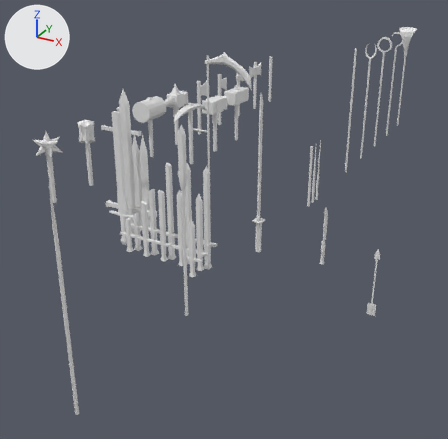
The Blender file resources/meshes/items/weapons.blend: old version first, new version second.
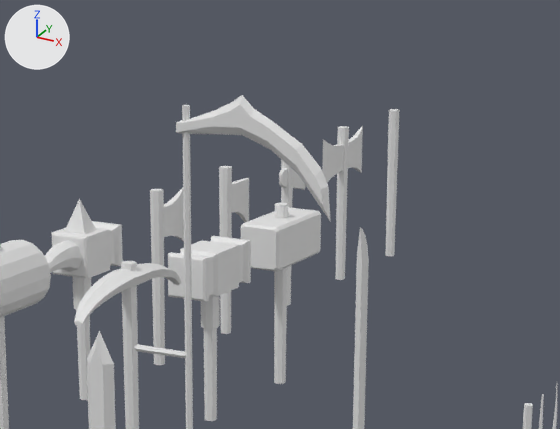
The first picture shows the older version from a camera (50 mm lens) standing at (2.77, -4.75, 1.96) and looking at (0.28, -0.21, -0.3). The close-ups show both versions on the part from 34% to 72% of the width and 5% to 35% of the height of that picture; other places that the commit changed are outside them. Every picture has the same lights, and +X, +Y and +Z are marked at upper left.

The first close-up shows 'axe01', 'axe02', 'battleAxe01', 'forgeHammer01', 'forgeHammer02', 'glaive01', 'katana01', 'mallet01', 'pickaxe01', 'scythe03', 'stick02', 'warHammer01'.
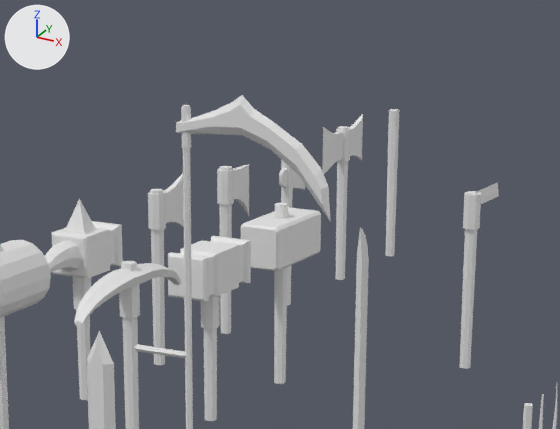
What differs and where, as boxes [x1, y1, x2, y2] in the close-ups (560 x 429 px; the box of a moved part takes in the faces that stretch with it):
'axe01', reshaped (8% taller)
    before: [150, 188, 184, 365]
    after: [148, 174, 184, 365]
'battleAxe01', reshaped (8% taller)
    before: [322, 126, 363, 280]
    after: [322, 114, 363, 280]
'froe01', added
    after: [460, 183, 499, 369]
'axe02', reshaped (6% wider)
    before: [219, 166, 249, 334]
    after: [217, 164, 249, 334]
part 1 of me_axe01, added
    after: [148, 192, 166, 230]
part 2 of me_axe01, moved or reshaped
    before: [164, 188, 184, 241]
    after: [164, 174, 184, 228]
part 3 of me_axe02, added
    after: [217, 169, 234, 205]
part 4 of me_axe02, moved or reshaped
    before: [232, 178, 249, 222]
    after: [233, 164, 249, 215]
part 5 of me_battleaxe01, added
    after: [336, 129, 351, 162]
part 6 of me_battleaxe01, moved or reshaped
    before: [322, 126, 363, 183]
    after: [322, 114, 363, 174]

Edits to the bpy script that builds the scene:
```text
Change me_axe01:
    used by ob_axe01; location = (-1.0, 1.5, 0.0)
    remove me_axe01.from_pydata(...)  # 60 vertices, 64 faces; spans x -0.023..0.023, y -0.023..0.187, z -0.105..0.53
    add me_axe01.from_pydata(...)  # 76 vertices, 76 faces; spans x -0.03..0.03, y -0.03..0.187, z -0.105..0.56
    me_axe01 part 1: a new loose piece of 16 vertices spanning x -0.03..0.03, y -0.03..0.03, z 0.395..0.52
    me_axe01 part 2
    26 vertices in x -0.012..0.012, y 0.0..0.187, z 0.31..0.51 move by (0.0, 0.0, 0.05)
Change me_axe02:
    used by ob_axe02; location = (-1.0, 2.0, 0.0)
    remove me_axe02.from_pydata(...)  # 60 vertices, 64 faces; spans x -0.023..0.023, y -0.023..0.187, z -0.105..0.53
    add me_axe02.from_pydata(...)  # 76 vertices, 76 faces; spans x -0.03..0.03, y -0.03..0.187, z -0.105..0.53
    me_axe02 part 3: a new loose piece of 16 vertices spanning x -0.03..0.03, y -0.03..0.03, z 0.395..0.52
    me_axe02 part 4
    26 vertices in x -0.012..0.012, y 0.0..0.187, z 0.26..0.46 move by (0.0, 0.0, 0.05)
Change me_battleaxe01:
    used by ob_battleaxe01; location = (-1.0, 3.0, 0.0)
    remove me_battleaxe01.from_pydata(...)  # 80 vertices, 88 faces; spans x -0.023..0.023, y -0.187..0.187, z -0.105..0.53
    add me_battleaxe01.from_pydata(...)  # 96 vertices, 100 faces; spans x -0.03..0.03, y -0.187..0.187, z -0.105..0.56
    me_battleaxe01 part 5: a new loose piece of 16 vertices spanning x -0.03..0.03, y -0.03..0.03, z 0.395..0.52
    me_battleaxe01 part 6
    46 vertices in x -0.012..0.012, y -0.187..0.187, z 0.31..0.51 move by (0.0, 0.0, 0.05)
Add me_froe01:
    me_froe01.from_pydata(...)  # 64 vertices, 66 faces; spans x -0.03..0.03, y -0.03..0.228, z -0.105..0.53
Add ob_froe01:
    ob_froe01 = bpy.data.objects.new('froe01', me_froe01)
    ob_froe01.location = (0.0, 2.0, 0.0)
```
